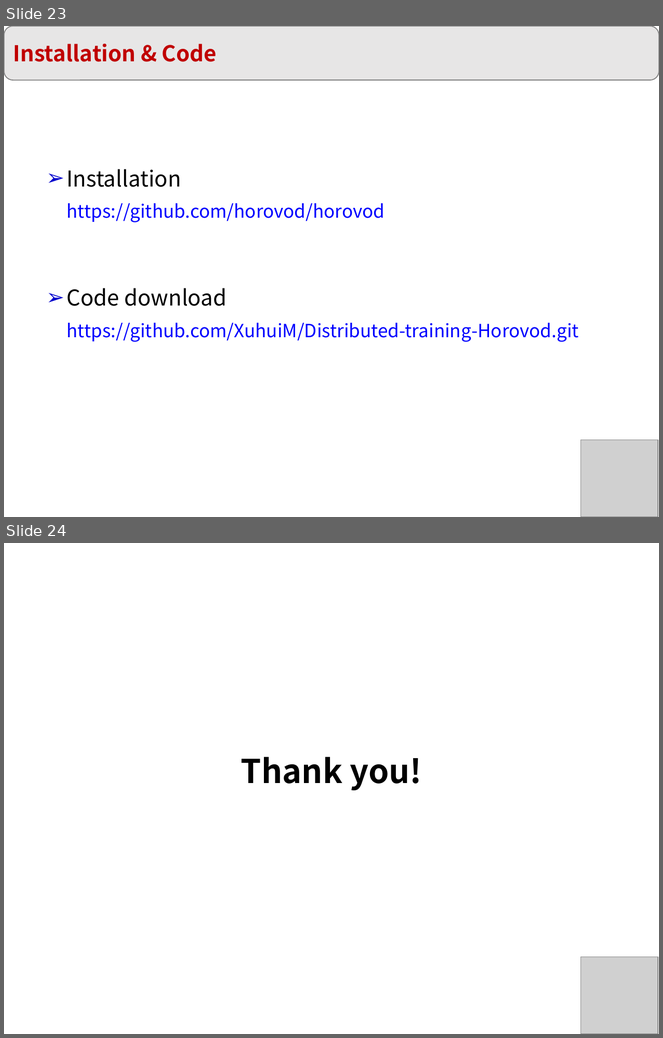
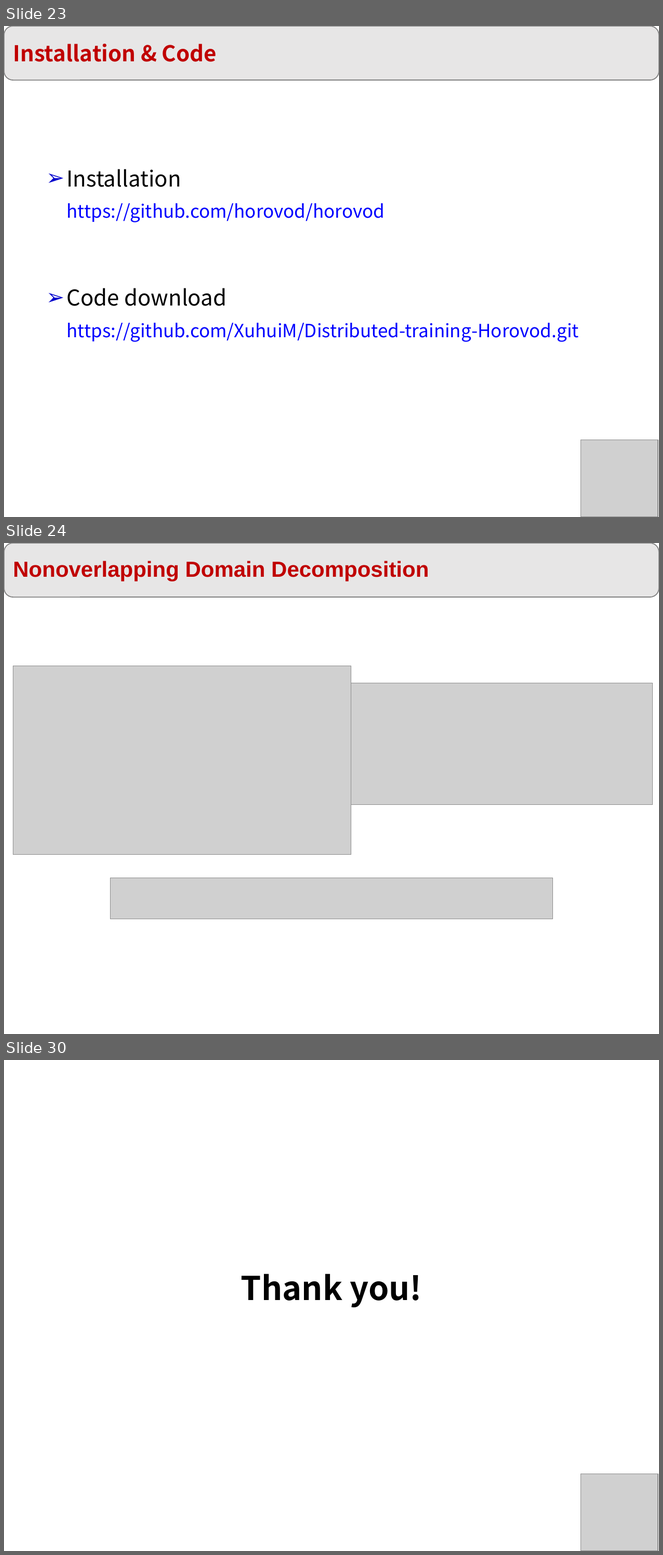
Before and after one commit to XuhuiM/SciML-Course, a slide deck: Lecture-13-Parallel.pptx. Shown one above the other, each under a label of ours: slides 23 and 24 before the commit, slides 23, 24 and 30 after it; the slides between them are not shown. The pictures are 663x1038 and 663x1555 pixels, drawn with LibreOffice and Linux fonts; fonts in the diff are those of the drawing; grey boxes stand for pictures. Boxes give left, top, right and bottom in pixels: in the first picture for what was removed or moved away, otherwise in the second. Text is boxed around its words. In the diff, an @@ line names an element or a change of style, - is before the commit and + after.

```diff
--- a/Lecture-13-Parallel.pptx
+++ b/Lecture-13-Parallel.pptx
@@ slide 24 added at (4,543,659,1034), background #FFFFFF @@
@@ rounded rectangle added at (4,543,659,598), fill #E7E6E6, outline #808080 1 pt, 24 pt, text #C00000, bold @@
+Nonoverlapping Domain Decomposition
@@ picture added at (13,666,351,856) @@
@@ picture added at (351,683,652,805) @@
@@ picture added at (110,878,553,919) @@
@@ what was slide 24 is now slide 30 @@
```
Also in this commit, not shown: 5 other slides added.
